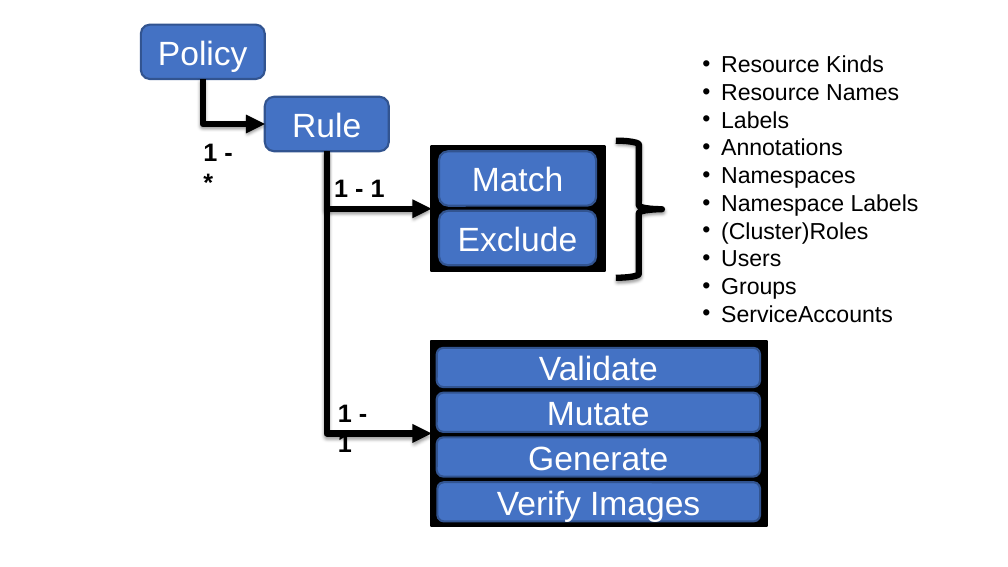
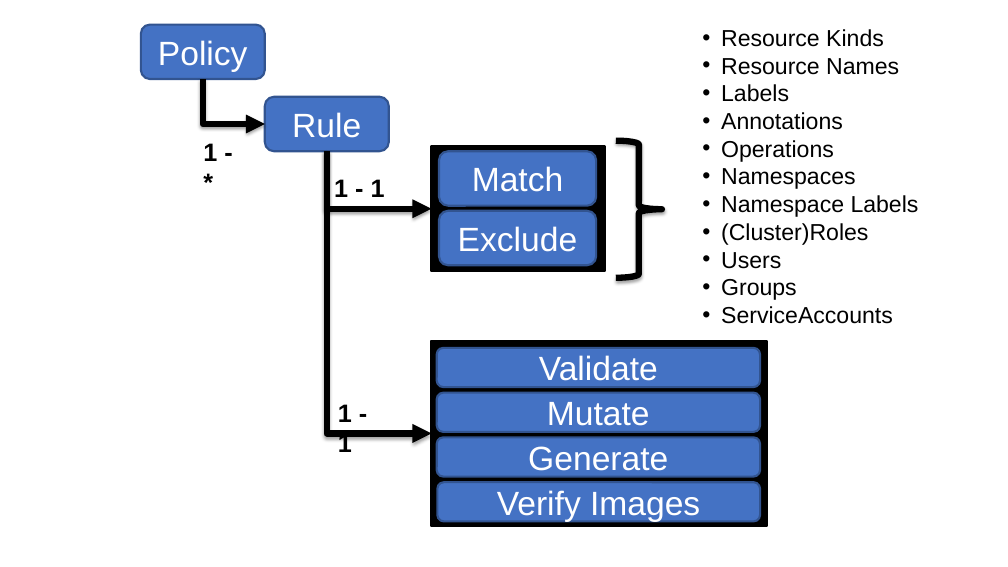
Before and after one commit to kyverno/website, a slide deck: slide 3 of static/images/kyverno_website_graphics.pptx. Drawn at 1008x567 pixels with LibreOffice and Linux fonts; fonts in the diff are those of the drawing. Boxes give left, top, right and bottom in pixels: in the first picture for what was removed or moved away, otherwise in the second. Text is boxed around its words. In the diff, an @@ line names an element or a change of style, - is before the commit and + after.

```diff
--- a/static/images/kyverno_website_graphics.pptx
+++ b/static/images/kyverno_website_graphics.pptx
@@ text "Resource Kinds": place and size @@
-text "Resource Kinds" at <box>721,55,919,323</box>
+text "Resource Kinds" at <box>721,29,919,324</box>
@@ text at <box>721,140,834,162</box>: paragraph added @@
+• Operations
```
Also in this commit, not shown: 1 other file.
